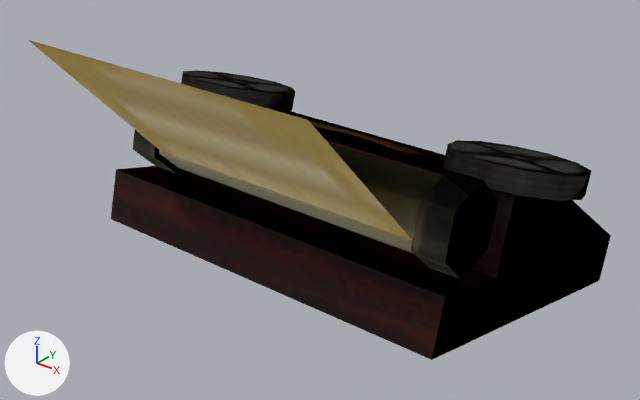
An edit to the glTF model public/assets/goldens/ps2_save-icons_resident-evil-code-veronica.glb, drawn before and after from the same camera.
Both versions are drawn from a 50 mm lens placed at (4.11, -5.44, 5.15), pointed at (-0.08, -0.21, 1.9). Every picture has the same lights, and +X, +Y and +Z are marked at lower left. The picture after the commit comes second. Where no turn or scale is listed for an object, it has been applied to the vertices.

Names of what the first picture shows: 'bio_cv.ico'.
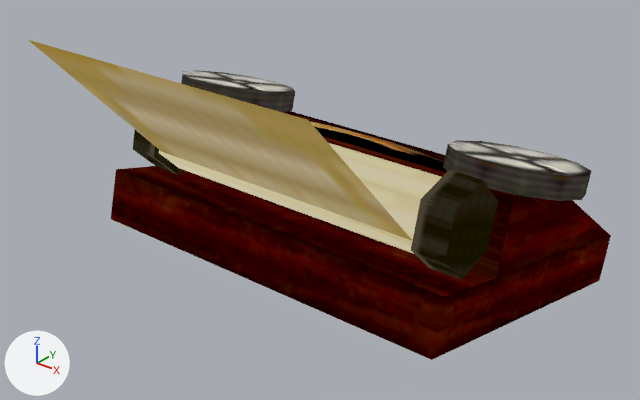
What differs and where, as boxes (x1, y1, x2, y2) in the pictures (640 x 400 px):
'bio_cv.ico', recoloured: (29, 40, 611, 360) in both

What changed in the scene script:
```text
Change mat_ps2_icon:
    remove # nodes: BsdfPrincipled, Mix, OutputMaterial, TexImage, VertexColor
    nodes: BsdfTransparent, Emission, LightPath, Mix, MixShader, OutputMaterial, TexImage, VertexColor
```
